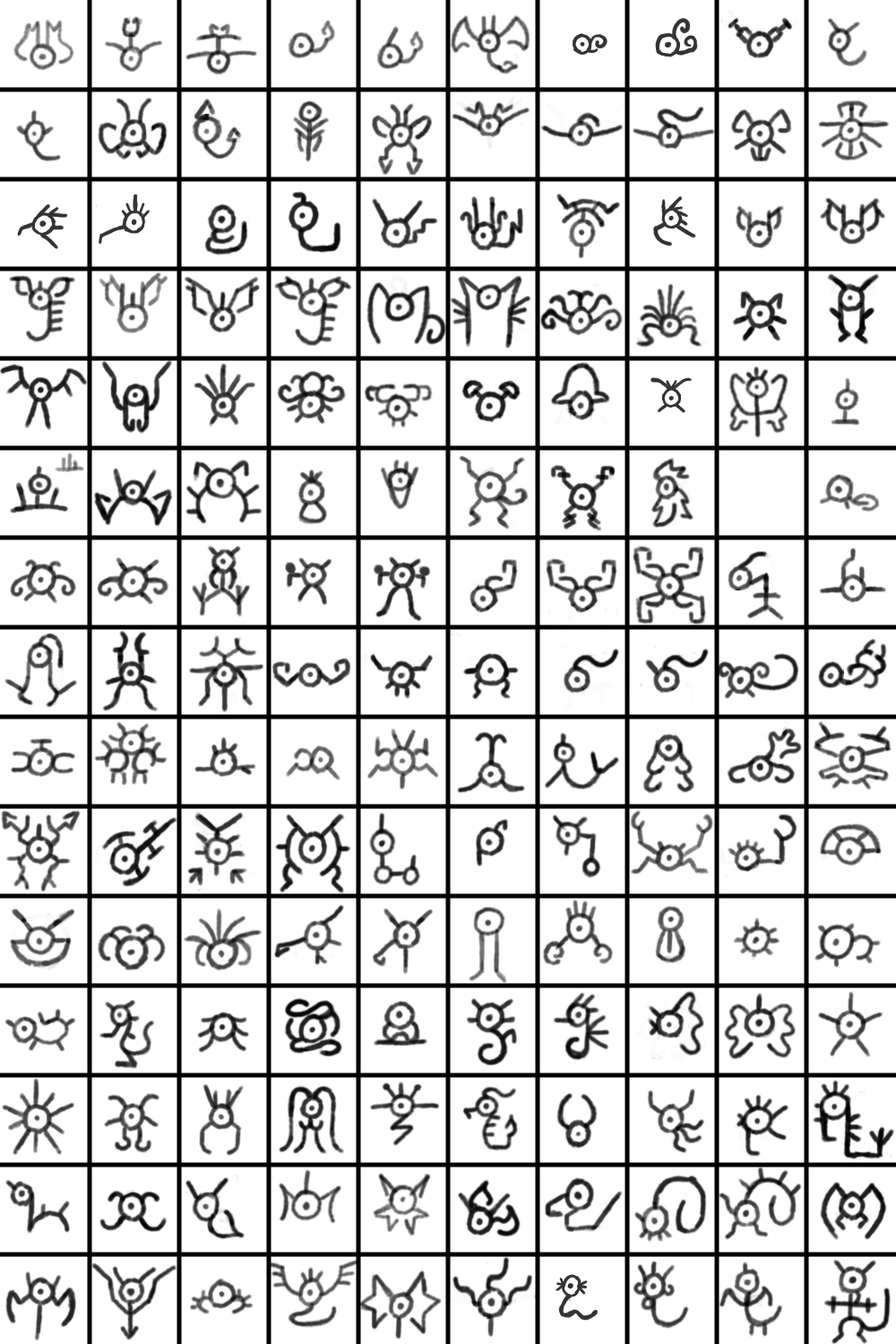
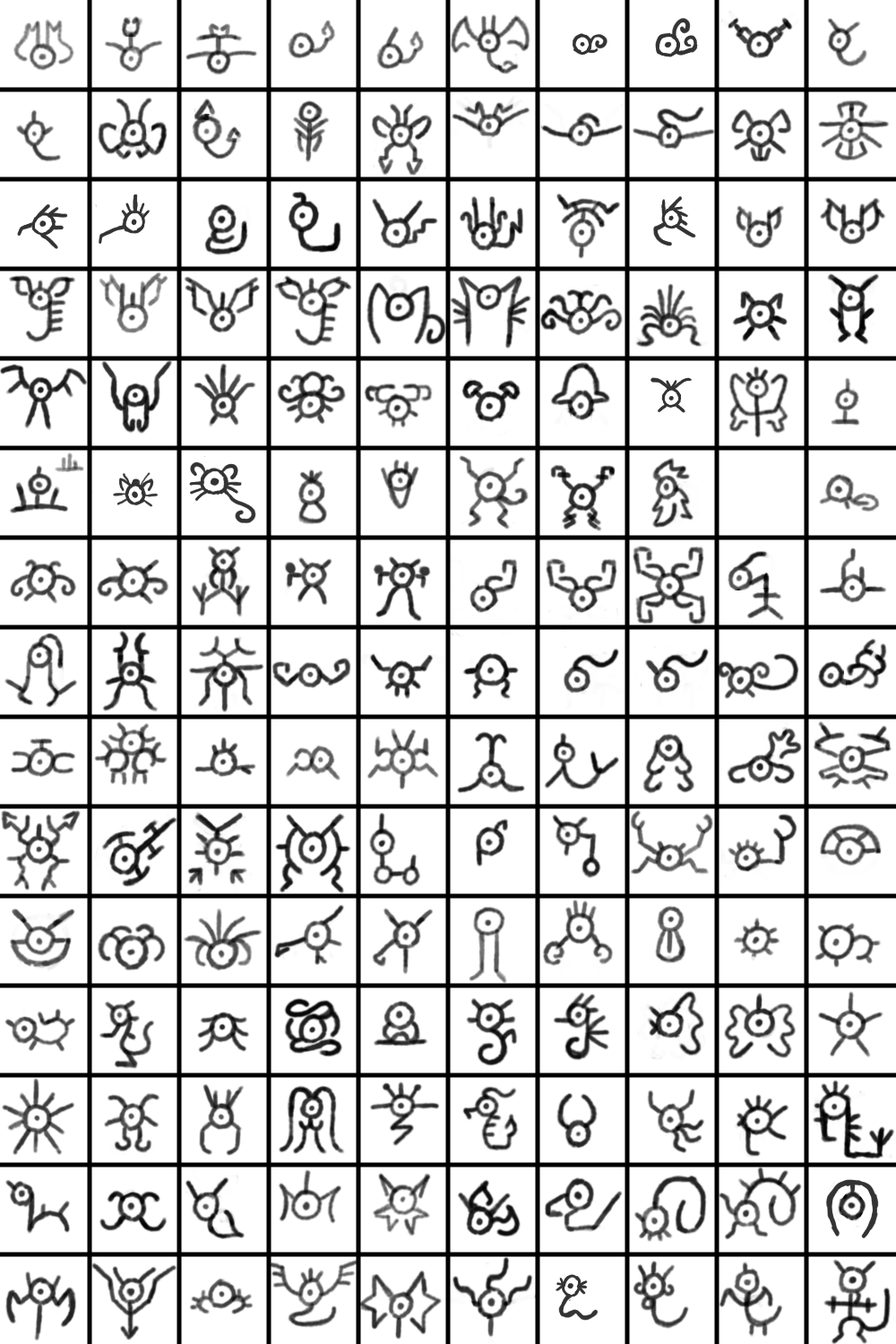
The second 896px x 1344px image is a revision of the first. Changes to its layers:
painted on "Paint Layer 1" over 91, 455, 887, 1241
